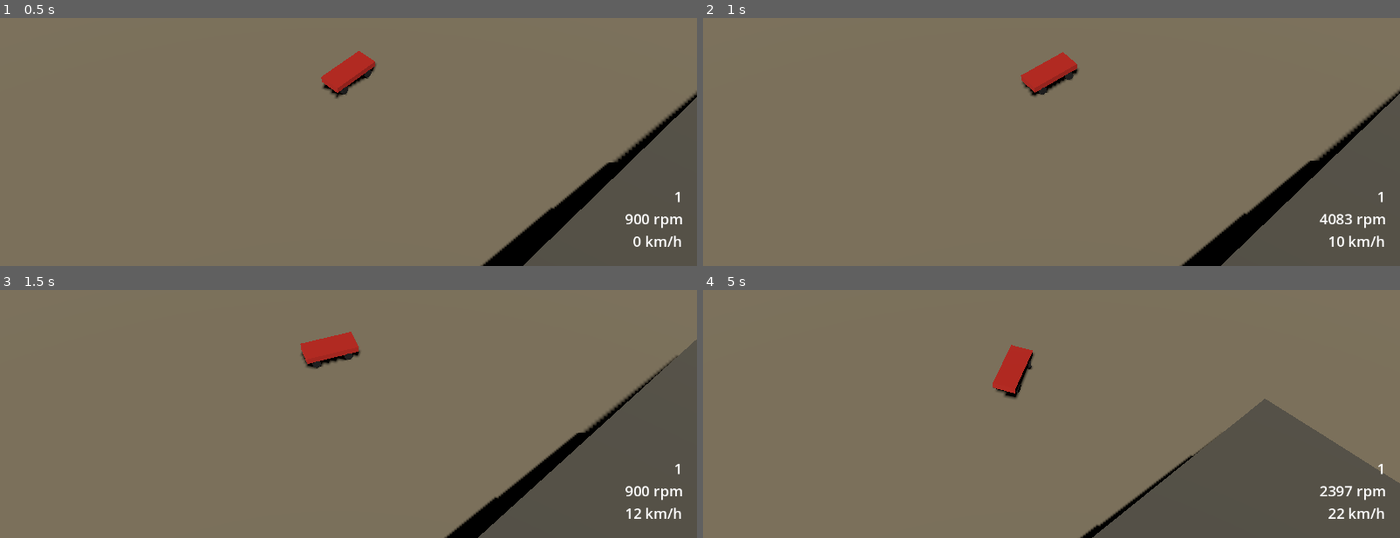
Above: before the commit, frames 1-4 (two rows, left to right).
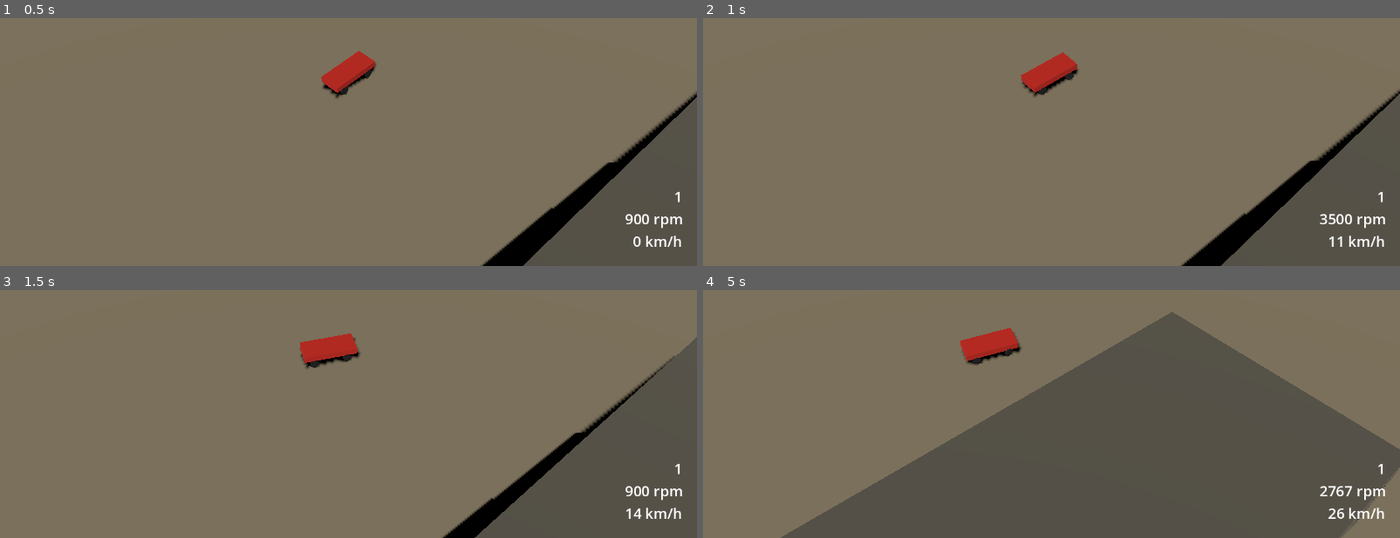
Above: after the commit, the same moments.

Repository: JulianHeissinger/RallyGame
Game: Godot game, scene res://scenes/test/handling_test.tscn
Same seed, same stepped clock (60 frames per second), same inputs: the game is played once before the commit and once after it. The project has no main scene, so this scene is started directly.
Inputs:
- Up to frame 1 (0.5 s): no input
- Up to frame 2 (1 s): hold D (steer_right) from 0.53 s (still down); hold W (throttle) from 0.53 s (still down)
- Up to frame 3 (1.5 s): release D (steer_right) at 1.28 s; release W (throttle) at 1.28 s; hold S (brake) from 1.28 s (still down); tap W (throttle) at 1.35 s
- Up to frame 4 (5 s): release S (brake) at 2.03 s; hold D (steer_right) 2.03-2.78 s; hold W (throttle) 2.03-2.78 s; hold Shift (shift_up) 2.78-3.53 s; tap W (throttle) at 2.85, 4.35 s; hold W (throttle) 3.53-4.28 s; hold A (steer_left) from 3.53 s (still down)

Frame 1 is identical in both runs. In frame 2, 0.2% of the frame differs, in the area x 46-98%, y 14-99%; in frame 3, 0.9%; in frame 4, 34%, in the area x 11-100%, y 8-100%.

Commit message:
fix: combined-slip tire model

Diff:
--- a/scripts/car/wheel.gd
+++ b/scripts/car/wheel.gd
@@ -77,28 +77,35 @@
 
 	slip_angle = atan2(v_lat, absf(v_long))
 	var max_force := stats.get_stat("tire_friction") * normal_load
-	var force_lat := -max_force * _magic_formula(slip_angle,
-		stats.get_stat("tire_lat_b"), stats.get_stat("tire_lat_c"))
-
-	# Spin and longitudinal force are integrated together in substeps. The friction circle
-	# scales each substep's combined force down to the available grip.
+	var lat_b := stats.get_stat("tire_lat_b")
+	var lat_c := stats.get_stat("tire_lat_c")
 	var long_b := stats.get_stat("tire_long_b")
 	var long_c := stats.get_stat("tire_long_c")
+	var lat_peak := _peak_slip(lat_b, lat_c)
+	var long_peak := _peak_slip(long_b, long_c)
+	var lat_norm := slip_angle / lat_peak
+
+	# Spin and longitudinal force are integrated together in substeps. Combined slip: both slips
+	# are normalized to their curve's peak, each curve is evaluated on the combined length, and
+	# the force is split by direction. A locked wheel thus loses almost all lateral grip.
 	var h := delta / SPIN_SUBSTEPS
 	var force_long := 0.0
-	var circle_scale := 0.0
+	var force_lat := 0.0
 	for i in SPIN_SUBSTEPS:
 		slip_ratio = (spin * radius - v_long) / maxf(absf(v_long), low_speed)
-		var force := max_force * _magic_formula(slip_ratio, long_b, long_c)
-		var demand := Vector2(force, force_lat).length()
-		var grip_scale := max_force / demand if demand > max_force else 1.0
-		force *= grip_scale
+		var long_norm := slip_ratio / long_peak
+		var combined := Vector2(long_norm, lat_norm).length()
+		var force := 0.0
+		if combined > 0.0:
+			force = max_force * _magic_formula(combined * long_peak, long_b, long_c) \
+				* long_norm / combined
+			force_lat -= max_force * _magic_formula(combined * lat_peak, lat_b, lat_c) \
+				* lat_norm / combined
 		spin = move_toward(spin + (drive_torque - force * radius) / inertia * h, 0.0,
 			brake_torque / inertia * h)
 		force_long += force
-		circle_scale += grip_scale
 	force_long /= SPIN_SUBSTEPS
-	force_lat *= circle_scale / SPIN_SUBSTEPS
+	force_lat /= SPIN_SUBSTEPS
 
 	# Slip is ill-defined near standstill: blend toward tire carcass springs, which hold static
 	# loads (e.g. on a slope) without creeping. Critically damped per wheel load share.
@@ -145,3 +152,8 @@
 ## Simplified Pacejka curve, normalized to a peak of 1.
 static func _magic_formula(slip: float, b: float, c: float) -> float:
 	return sin(c * atan(b * slip))
+
+
+## Slip at which `_magic_formula` peaks.
+static func _peak_slip(b: float, c: float) -> float:
+	return tan(PI / (2.0 * c)) / b
